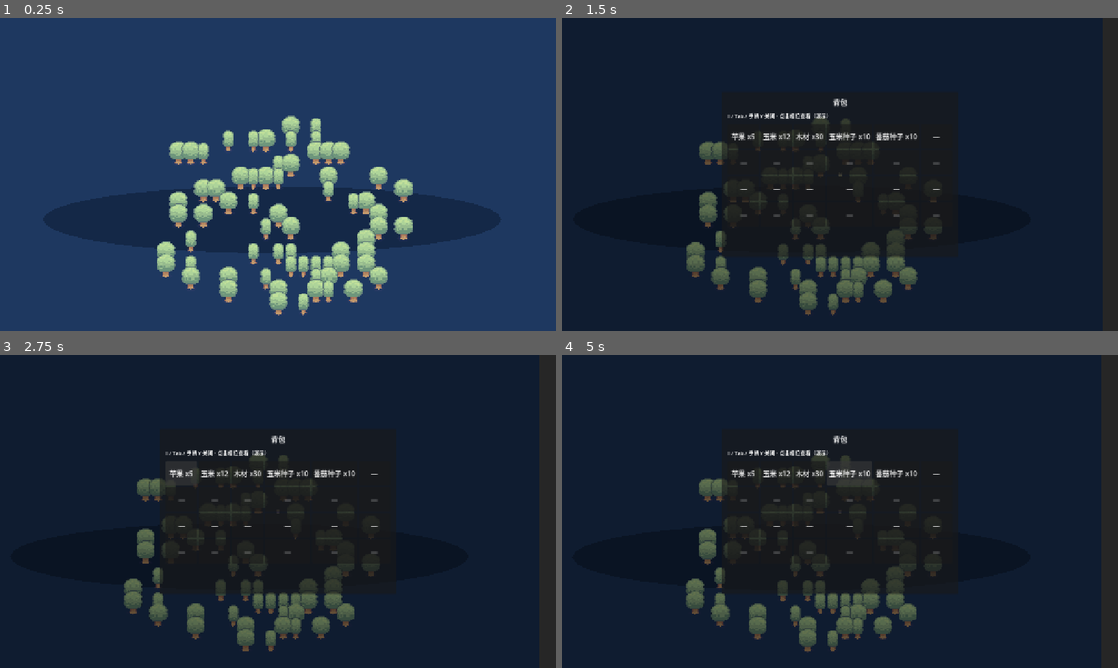
Above: before the commit, frames 1-4 (two rows, left to right).
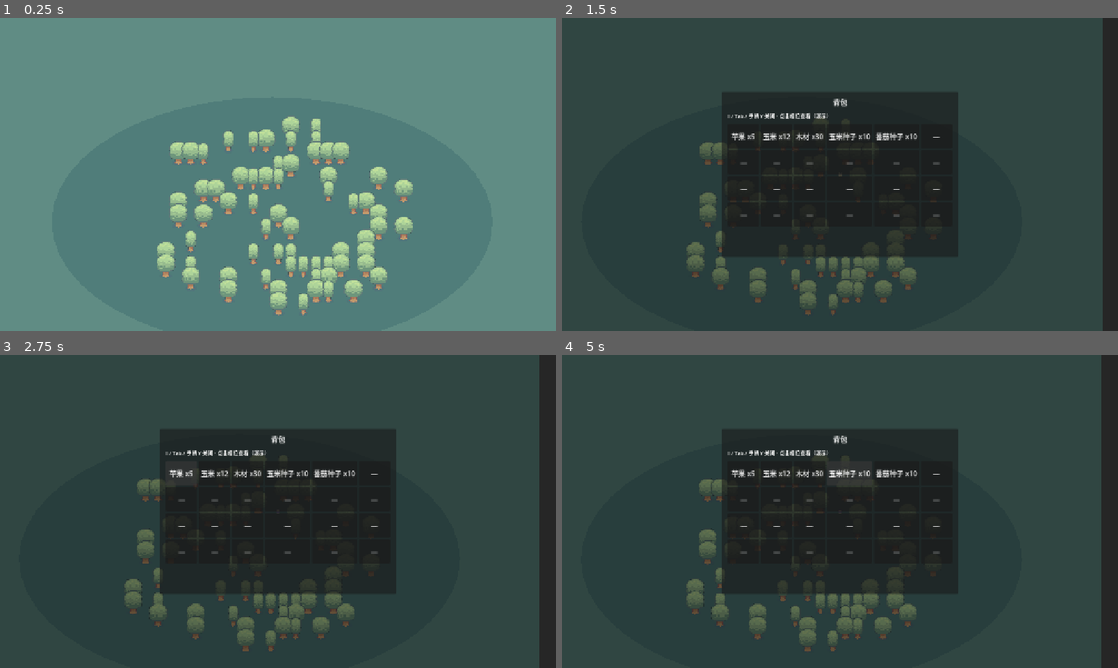
Above: after the commit, the same moments.

Repository: JizhongXia/myfram
Game: Godot game, scene res://scenes/map/MapManager.tscn
The game is run twice, just before and just after one commit, with the same random seed, the same clock (stepped at 60 frames per second) and the same inputs.
Inputs (mouse positions are in pixels of both pictures, inside the frame that each line leads up to):
- Up to frame 1 (0.25 s): no input
- Up to frame 2 (1.5 s): move the mouse to (962, 158) at 0.52 s; hold D (move_right) 0.53-1.28 s; hold E (interact) 0.53-1.28 s; click (962, 158) at 0.67 s; move the mouse to (728, 190) at 1.27 s; hold S (move_down) from 1.28 s (still down); tap Tab at 1.35 s
- Up to frame 3 (2.75 s): release S (move_down) at 2 s; click "苹果 x5" at 2 s
- Up to frame 4 (5 s): click "玉米 x12" at 2.75 s; click "木材 x30" at 3.5 s; click "玉米种子 x10" at 4.25 s

The runs differ from the first frame. In frame 1, 91% of the frame differs, in the area x 0-100%, y 0-100%; in frame 2, 71%; in frame 3, 71%; in frame 4, 71%.

Commit message:
修正浮岛画面：海面底色、阴影比例与瓦片过滤
- OceanBackdrop 改为与水瓦片同系的青绿色，避免深蓝底与水层割裂
- IslandShadow 垂直半径与岛屿 footprint 对齐并降低不透明度，避免扁横带像假陆地
- Water/Island/FarmSoil 使用 TEXTURE_FILTER_NEAREST，远景缩放时草地格更清晰

Co-authored-by: JizhongXia <JizhongXia@users.noreply.github.com>

Diff:
--- a/scenes/map/MapManager.gd
+++ b/scenes/map/MapManager.gd
@@ -61,6 +61,10 @@
 	_water_layer.tile_set = _tile_set
 	_island_layer.tile_set = _tile_set
 	_farm_soil.tile_set = _tile_set
+	# 与素材像素对齐，草地/海水格边缘更清晰（否则远距离缩放像糊成一片色块）
+	_water_layer.texture_filter = CanvasItem.TEXTURE_FILTER_NEAREST
+	_island_layer.texture_filter = CanvasItem.TEXTURE_FILTER_NEAREST
+	_farm_soil.texture_filter = CanvasItem.TEXTURE_FILTER_NEAREST
 
 	_setup_ocean_backdrop()
 	_setup_island_shadow()
@@ -137,16 +141,16 @@
 
 
 func _setup_island_shadow() -> void:
-	# 与 _is_island 相同椭圆（格坐标），略压扁并下移，画在海面上表示浮岛投影
+	# 与岛屿 footprint 接近的椭圆（原先 ry 过小会像一条深色“假陆地”横带）
 	var ox := MAP_W / 2.0 * TILE_SIZE
 	var oy := MAP_H / 2.0 * TILE_SIZE
-	var rx := MAP_W * 0.36 * TILE_SIZE * 1.06
-	var ry := MAP_H * 0.38 * TILE_SIZE * 0.22
+	var rx := MAP_W * 0.36 * TILE_SIZE * 1.02
+	var ry := MAP_H * 0.38 * TILE_SIZE * 0.82
 	var pts := PackedVector2Array()
-	var n := 40
+	var n := 48
 	for i in n:
 		var a := TAU * float(i) / float(n)
-		pts.append(Vector2(ox + cos(a) * rx, oy + sin(a) * ry + TILE_SIZE * 0.35))
+		pts.append(Vector2(ox + cos(a) * rx, oy + sin(a) * ry + TILE_SIZE * 0.55))
 	_island_shadow.polygon = pts
 
 
--- a/scenes/map/MapManager.tscn
+++ b/scenes/map/MapManager.tscn
@@ -11,14 +11,14 @@
 z_index = -2
 
 [node name="Fill" type="Polygon2D" parent="OceanBackdrop"]
-color = Color(0.12, 0.22, 0.38, 1)
+color = Color(0.38, 0.55, 0.52, 1)
 
 [node name="Water" type="TileMapLayer" parent="."]
 z_index = 0
 
 [node name="IslandShadow" type="Polygon2D" parent="."]
 z_index = 1
-color = Color(0.02, 0.06, 0.12, 0.38)
+color = Color(0.1, 0.28, 0.34, 0.22)
 
 [node name="IslandRoot" type="Node2D" parent="."]
 z_index = 2
